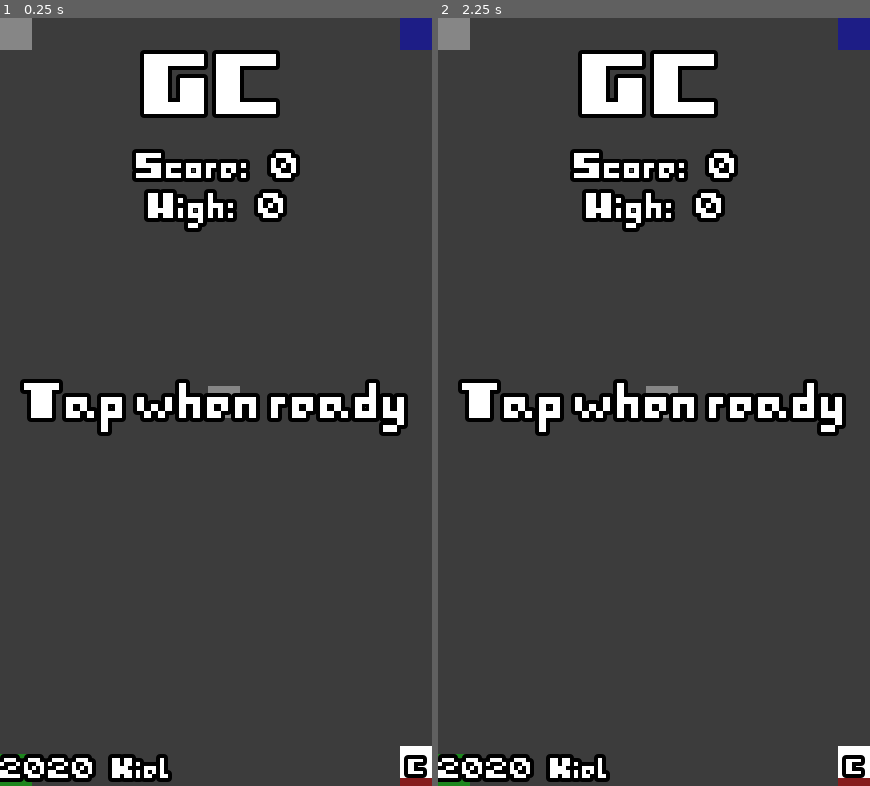
Above: before the commit, frames 1-2 (left to right).
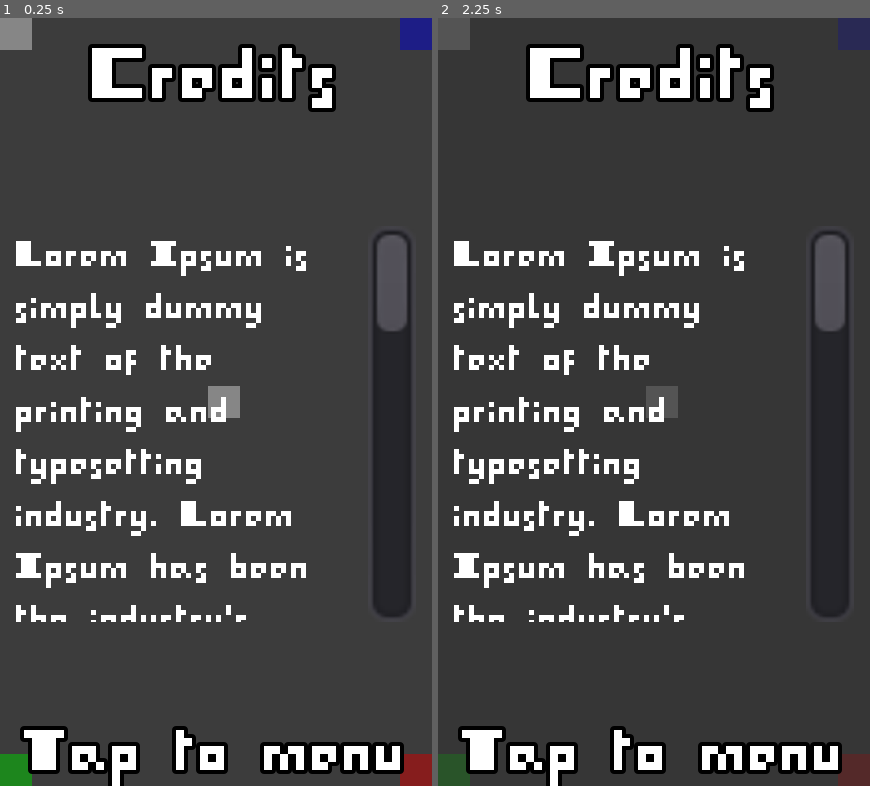
Above: after the commit, the same moments.

Repository: Kiel97/easy-jam-8bits-to-infinity
Game: Godot game, scene res://Game.tscn
Same seed, same stepped clock (60 frames per second), same inputs: the game is played once before the commit and once after it.
Inputs (mouse positions are in pixels of both pictures, inside the frame that each line leads up to):
- Up to frame 1 (0.25 s): no input
- Up to frame 2 (2.25 s): click (654, 402) at 0.52 s; click (654, 402) at 1.27 s; click (852, 762) at 2 s, where only the run before the commit has a clickable "C"

The runs differ from the first frame. In frame 1, 19% of the frame differs, in the area x 0-100%, y 3-100%; in frame 2, 20%, in the area x 0-100%, y 0-100%.

Commit message:
Implemented credits overlay with lorem ipsum

Diff:
--- a/Game.gd
+++ b/Game.gd
@@ -123,3 +123,6 @@
 
 func _on_ScoreLabelTimer_timeout():
 	hide_score()
+
+func _on_TapCreditsButton_pressed():
+	print("Go back to menu...")
--- a/Game.tscn
+++ b/Game.tscn
@@ -56,6 +56,21 @@
 outline_color = Color( 0, 0, 0, 1 )
 font_data = ExtResource( 6 )
 
+[sub_resource type="DynamicFont" id=10]
+size = 20
+outline_size = 1
+outline_color = Color( 0, 0, 0, 1 )
+font_data = ExtResource( 6 )
+
+[sub_resource type="DynamicFont" id=12]
+size = 10
+font_data = ExtResource( 6 )
+
+[sub_resource type="DynamicFont" id=11]
+outline_size = 1
+outline_color = Color( 0, 0, 0, 1 )
+font_data = ExtResource( 6 )
+
 [node name="Game" type="Node2D"]
 script = ExtResource( 2 )
 __meta__ = {
@@ -158,6 +173,7 @@
 [node name="CanvasLayer" type="CanvasLayer" parent="."]
 
 [node name="TapOverlay" type="Control" parent="CanvasLayer"]
+visible = false
 anchor_right = 1.0
 anchor_bottom = 1.0
 __meta__ = {
@@ -304,6 +320,72 @@
 one_shot = true
 
 [node name="ScoreTween" type="Tween" parent="CanvasLayer/ScoreGameLabel"]
+
+[node name="CreditsOverlay" type="Control" parent="CanvasLayer"]
+anchor_right = 1.0
+anchor_bottom = 1.0
+__meta__ = {
+"_edit_use_anchors_": false
+}
+
+[node name="TapCreditsButton" type="TextureButton" parent="CanvasLayer/CreditsOverlay"]
+modulate = Color( 0.196078, 0.196078, 0.196078, 0.588235 )
+anchor_right = 1.0
+anchor_bottom = 1.0
+texture_normal = ExtResource( 5 )
+texture_pressed = ExtResource( 5 )
+texture_hover = ExtResource( 5 )
+texture_disabled = ExtResource( 5 )
+texture_focused = ExtResource( 5 )
+expand = true
+__meta__ = {
+"_edit_use_anchors_": false
+}
+
+[node name="CreditsLabel" type="Label" parent="CanvasLayer/CreditsOverlay"]
+anchor_right = 1.0
+margin_bottom = 25.0
+custom_fonts/font = SubResource( 10 )
+text = "Credits"
+align = 1
+
+[node name="MarginContainer" type="MarginContainer" parent="CanvasLayer/CreditsOverlay"]
+anchor_top = 0.25
+anchor_right = 1.0
+anchor_bottom = 0.812
+margin_bottom = 0.095993
+size_flags_vertical = 3
+custom_constants/margin_right = 4
+custom_constants/margin_top = 4
+custom_constants/margin_left = 4
+custom_constants/margin_bottom = 4
+__meta__ = {
+"_edit_use_anchors_": false
+}
+
+[node name="RichTextLabel" type="RichTextLabel" parent="CanvasLayer/CreditsOverlay/MarginContainer"]
+margin_left = 4.0
+margin_top = 4.0
+margin_right = 104.0
+margin_bottom = 104.0
+size_flags_vertical = 3
+custom_fonts/normal_font = SubResource( 12 )
+text = "Lorem Ipsum is simply dummy text of the printing and typesetting industry. Lorem Ipsum has been the industry's standard dummy text ever since the 1500s, when an unknown printer took a galley of type and scrambled it to make a type specimen book. It has survived not only five centuries, but also the leap into electronic typesetting, remaining essentially unchanged. It was popularised in the 1960s with the release of Letraset sheets containing Lorem Ipsum passages, and more recently with desktop publishing software like Aldus PageMaker including versions of Lorem Ipsum."
+__meta__ = {
+"_edit_use_anchors_": false
+}
+
+[node name="TapMenuLabel" type="Label" parent="CanvasLayer/CreditsOverlay"]
+anchor_top = 1.0
+anchor_right = 1.0
+anchor_bottom = 1.0
+margin_top = -20.0
+custom_fonts/font = SubResource( 11 )
+text = "Tap to menu"
+align = 1
+__meta__ = {
+"_edit_use_anchors_": false
+}
 [connection signal="shard_collected" from="Bins/WhiteBin" to="." method="_on_Bin_shard_collected"]
 [connection signal="wrong_color" from="Bins/WhiteBin" to="." method="_on_Bin_wrong_color"]
 [connection signal="shard_collected" from="Bins/BlueBin" to="." method="_on_Bin_shard_collected"]
@@ -316,3 +398,4 @@
 [connection signal="pressed" from="CanvasLayer/TapOverlay/TapButton" to="." method="_on_TapButton_pressed"]
 [connection signal="pressed" from="CanvasLayer/TapOverlay/BottomVBox/VertBox/CreditsButton" to="." method="_on_CreditsButton_pressed"]
 [connection signal="timeout" from="CanvasLayer/ScoreGameLabel/ScoreLabelTimer" to="." method="_on_ScoreLabelTimer_timeout"]
+[connection signal="pressed" from="CanvasLayer/CreditsOverlay/TapCreditsButton" to="." method="_on_TapCreditsButton_pressed"]
Not shown: 1 places in Game.tscn that only renumber resources
